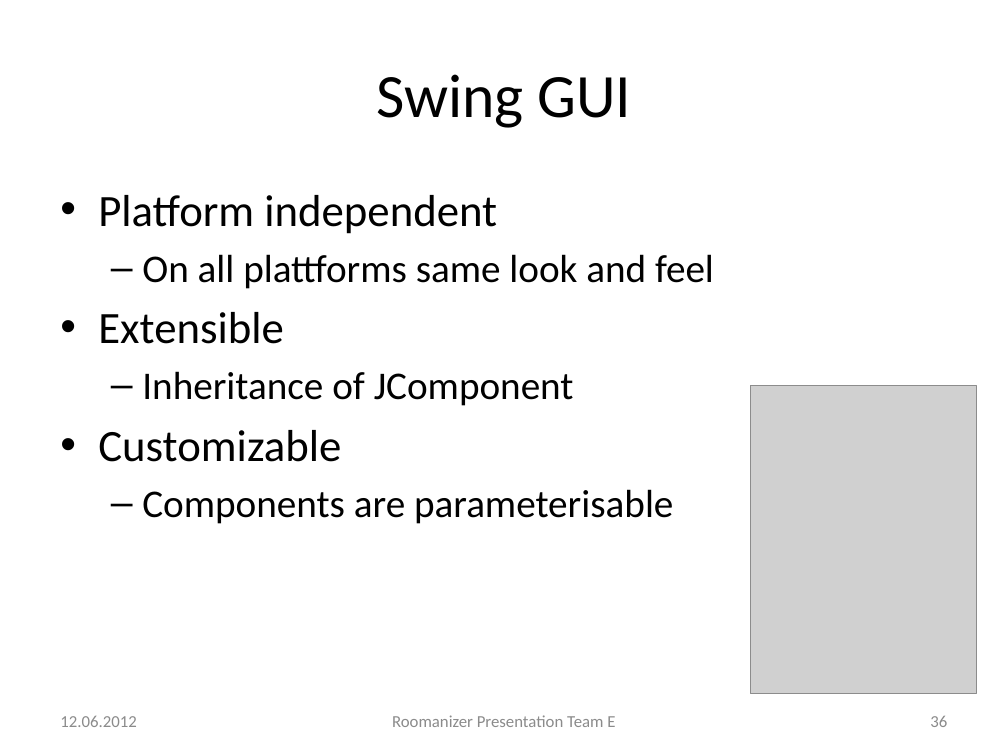
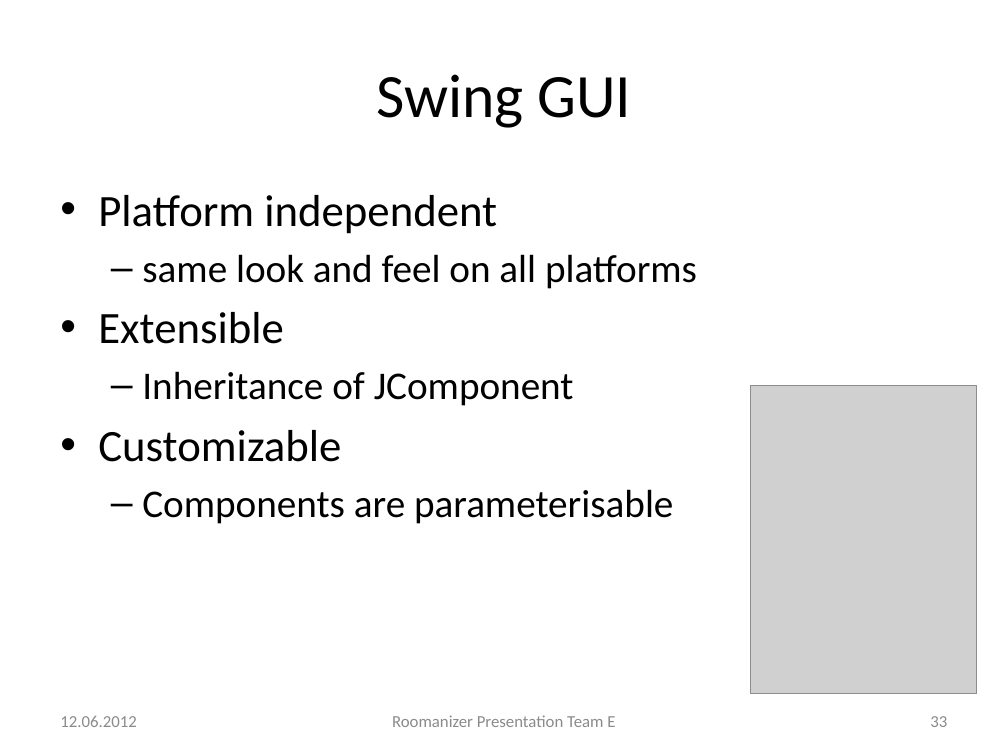
Before and after one commit to markusmo/HotelSoftware, a slide deck: slide 33 of Documentation/Praesentation/PresentationRoomanizer.pptx (slide 36 before the commit). Drawn at 1008x756 pixels with LibreOffice and Linux fonts; fonts in the diff are those of the drawing; grey boxes stand for pictures. Boxes give left, top, right and bottom in pixels: in the first picture for what was removed or moved away, otherwise in the second. Text is boxed around its words. In the diff, an @@ line names an element or a change of style, - is before the commit and + after.

```diff
--- a/Documentation/Praesentation/PresentationRoomanizer.pptx
+++ b/Documentation/Praesentation/PresentationRoomanizer.pptx
@@ text at (142,254,697,289): text changed @@
-  – On all plattforms same look and feel
+  – same look and feel on all platforms
@@ page number at (930,716,947,727): text changed @@
-36
+33
```
Also in this commit, not shown: 26 other slides changed, 1 slide added, 4 slides removed, 9 other files.
